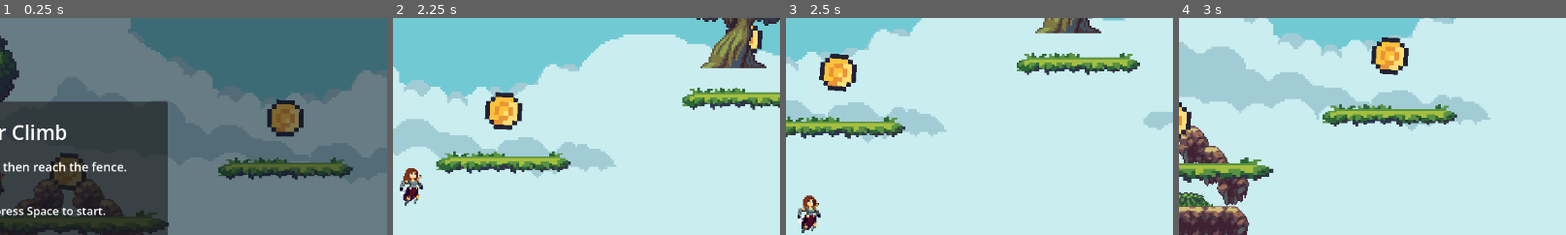
Above: before the commit, frames 1-4 (left to right).
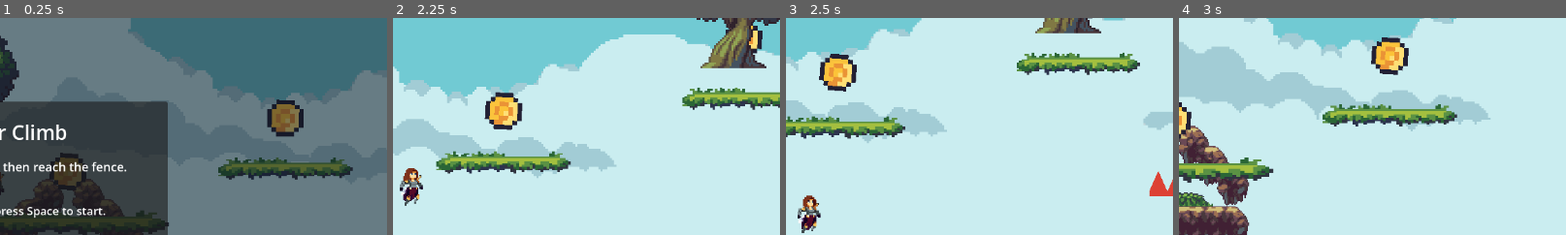
Above: after the commit, the same moments.

Repository: zyahav/g-game-platform
Game: Godot game, scene res://Main.tscn
Same seed, same stepped clock (60 frames per second), same inputs: the game is played once before the commit and once after it.
Inputs (mouse positions are % of the whole screen's width and height, from its top left):
- Up to frame 1 (0.25 s): no input
- Up to frame 2 (2.25 s): tap Enter at 0.5 s; move the mouse to (72, 45) at 0.52 s; hold Right (move_right) 0.53-1.25 s; hold Shift 0.53-1.25 s; click (72, 45) at 0.67 s; tap Space (jump) at 0.77 s; drag from (30, 55) to (72, 50) at 1.27 s; move the mouse to (60, 28) at 2.02 s; hold Right (move_right) from 2.03 s (still down); tap Ctrl at 2.1 s
- Up to frame 3 (2.5 s): keep holding Right (move_right)
- Up to frame 4 (3 s): release Right (move_right) at 2.75 s; drag from (45, 70) to (20, 35) at 2.77 s
The pictures show only the part of the screen within x 50-100%, y 12-62%; the shares and areas given below are measured in that part.

Frames 1-2 are identical in both runs. In frame 3, 0.4% of the frame differs, in the area x 93-100%, y 70-83%; in frame 4, nothing differs.

Commit message:
Add spike hazards with tests

Diff:
--- a/Main.tscn
+++ b/Main.tscn
@@ -17,6 +17,7 @@
 [ext_resource type="Texture2D" path="res://assets/environment/free_platformer_na/background/CloudsFront.png" id="15_clouds_front"]
 [ext_resource type="Texture2D" path="res://assets/environment/free_platformer_na/generated/tree_small.png" id="16_tree_small"]
 [ext_resource type="Texture2D" path="res://assets/environment/free_platformer_na/generated/tree_large.png" id="17_tree_large"]
+[ext_resource type="PackedScene" path="res://scenes/hazards/SpikeHazard.tscn" id="18_spike_hazard"]
 
 [sub_resource type="RectangleShape2D" id="1"]
 size = Vector2(170, 20)
@@ -193,6 +194,9 @@
 texture = ExtResource("3_grass")
 scale = Vector2(2.2, 1.5)
 
+[node name="Spikes1" parent="." instance=ExtResource("18_spike_hazard")]
+position = Vector2(-32, 118)
+
 [node name="Step3" type="StaticBody2D" parent="."]
 position = Vector2(80, -50)
 
@@ -218,6 +222,9 @@
 [node name="Sprite2D" type="Sprite2D" parent="Step4"]
 texture = ExtResource("3_grass")
 scale = Vector2(1.8, 1.5)
+
+[node name="Spikes2" parent="." instance=ExtResource("18_spike_hazard")]
+position = Vector2(332, -50)
 
 [node name="FinalFloor" type="StaticBody2D" parent="."]
 position = Vector2(430, -150)
--- a/main.gd
+++ b/main.gd
@@ -37,6 +37,7 @@
 func _ready() -> void:
 	goal_area.body_entered.connect(_on_goal_body_entered)
 	_connect_coins()
+	_connect_hazards()
 	_reset_coins()
 	_reset_player()
 	_set_player_active(false)
@@ -146,6 +147,11 @@
 	for coin in coins:
 		coin.collected.connect(_on_coin_collected)
 
+
+func _connect_hazards() -> void:
+	for hazard in get_tree().get_nodes_in_group("hazards"):
+		hazard.triggered.connect(_on_hazard_triggered)
+
 func _reset_coins() -> void:
 	for coin in get_tree().get_nodes_in_group("coins"):
 		coin.reset_coin()
@@ -155,6 +161,11 @@
 	_update_hud()
 	if coin_sfx != null:
 		coin_sfx.play()
+
+
+func _on_hazard_triggered(body: Node) -> void:
+	if body == player:
+		_lose()
 
 func _update_hud() -> void:
 	score_label.text = "Score: %d" % score
--- /dev/null
+++ b/scenes/hazards/SpikeHazard.tscn
@@ -0,0 +1,18 @@
+[gd_scene load_steps=3 format=3]
+
+[ext_resource type="Script" path="res://scripts/hazards/spike_hazard.gd" id="1_spike_script"]
+
+[sub_resource type="RectangleShape2D" id="RectangleShape2D_spikes"]
+size = Vector2(92, 18)
+
+[node name="SpikeHazard" type="Area2D"]
+script = ExtResource("1_spike_script")
+monitorable = false
+
+[node name="Polygon2D" type="Polygon2D" parent="."]
+color = Color(0.870588, 0.254902, 0.203922, 1)
+polygon = PackedVector2Array(-46, 8, -38, -10, -30, 8, -22, -10, -14, 8, -6, -10, 2, 8, 10, -10, 18, 8, 26, -10, 34, 8, 42, -10, 50, 8, 50, 12, -46, 12)
+
+[node name="CollisionShape2D" type="CollisionShape2D" parent="."]
+position = Vector2(2, 3)
+shape = SubResource("RectangleShape2D_spikes")
--- /dev/null
+++ b/scripts/hazards/spike_hazard.gd
@@ -0,0 +1,12 @@
+extends Area2D
+
+signal triggered(body: Node)
+
+
+func _ready() -> void:
+	add_to_group("hazards")
+	body_entered.connect(_on_body_entered)
+
+
+func _on_body_entered(body: Node) -> void:
+	triggered.emit(body)
--- a/test/unit/test_main_scene.gd
+++ b/test/unit/test_main_scene.gd
@@ -119,3 +119,24 @@
 	assert_eq(main_scene.title_label.text, "You Win")
 	assert_string_contains(main_scene.message_label.text, "collected every coin")
 	assert_string_contains(main_scene.hint_label.text, "play again")
+
+
+func test_hazard_trigger_causes_game_over_for_player() -> void:
+	var main_scene = _make_main_scene()
+
+	main_scene._start_game()
+	main_scene._on_hazard_triggered(main_scene.player)
+
+	assert_eq(main_scene.state, main_scene.GameState.GAME_OVER)
+	assert_true(main_scene.overlay.visible)
+	assert_false(main_scene.player.is_physics_processing())
+
+
+func test_hazard_trigger_ignores_non_player_bodies() -> void:
+	var main_scene = _make_main_scene()
+	var stranger = autofree(Node2D.new())
+
+	main_scene._start_game()
+	main_scene._on_hazard_triggered(stranger)
+
+	assert_eq(main_scene.state, main_scene.GameState.PLAYING)
Not shown: 1 places in Main.tscn that only renumber resources
Not shown, added: scripts/hazards/spike_hazard.gd.uid
Not shown, changed: state/current-status.md
Not shown, changed: state/session-log.md
Not shown, changed: state/task-board.md
